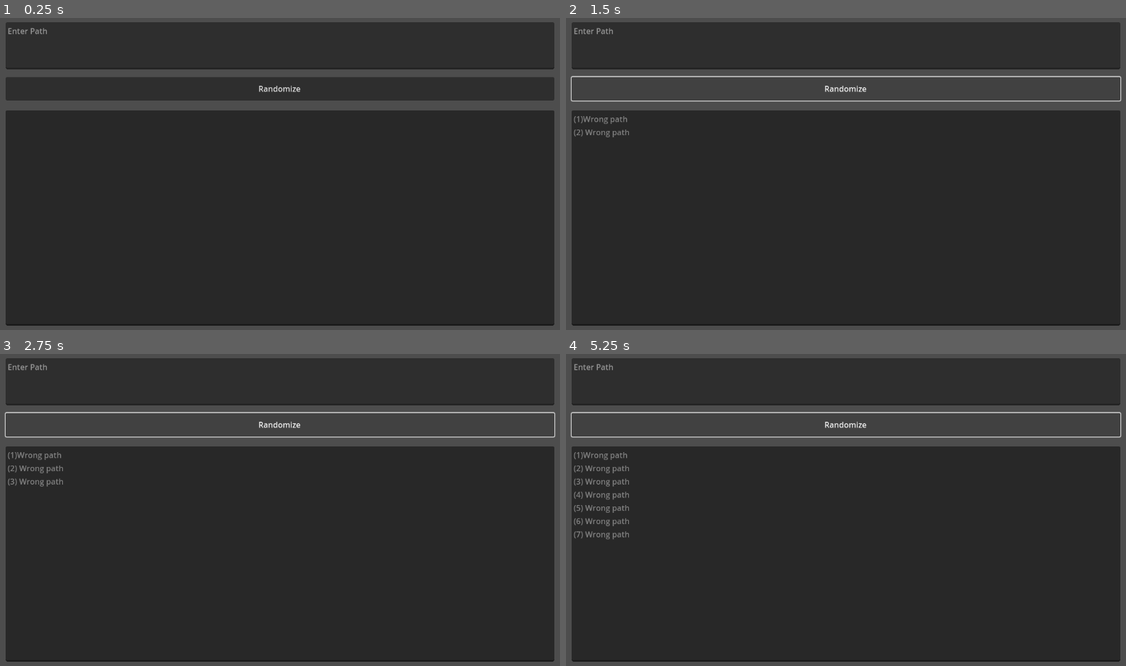
Above: before the commit, frames 1-4 (two rows, left to right).
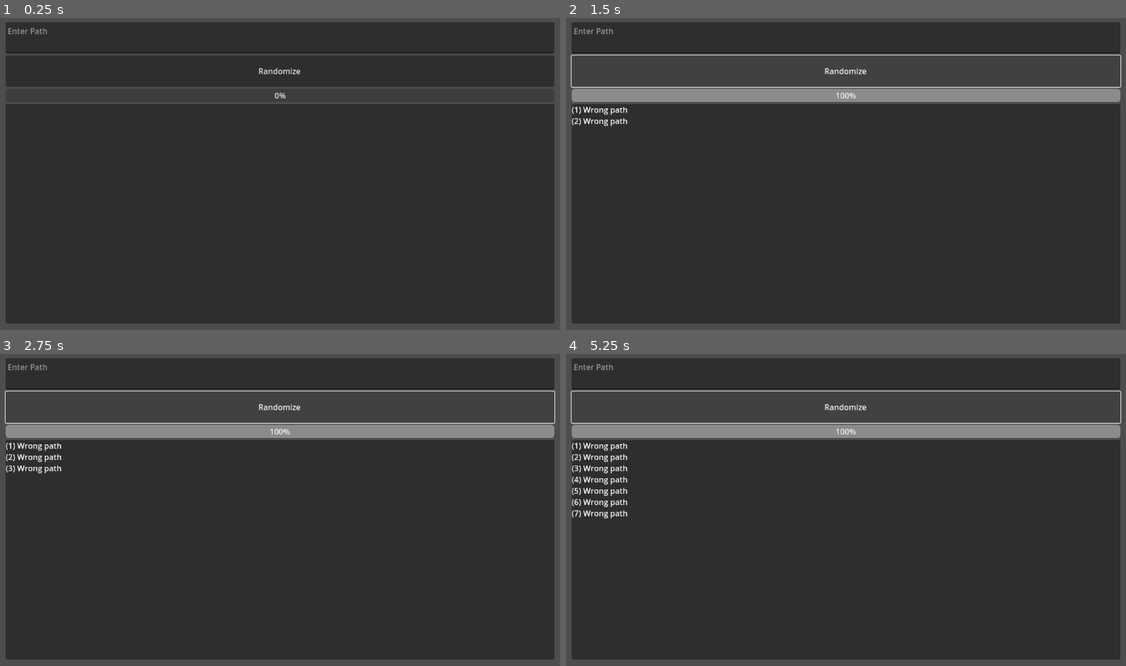
Above: after the commit, the same moments.

Repository: Vulpan/Randomizer
Game: Godot game, scene res://main.tscn
The game is run twice, just before and just after one commit, with the same random seed, the same clock (stepped at 60 frames per second) and the same inputs.
Inputs:
- Up to frame 1 (0.25 s): no input
- Up to frame 2 (1.5 s): click "Randomize" at 0.5 s; click "Randomize" at 1.25 s
- Up to frame 3 (2.75 s): click "Randomize" at 2 s
- Up to frame 4 (5.25 s): tap Enter at 2.75, 4.25 s; tap Space at 3.5, 5 s

The runs differ from the first frame. In frame 1, 5.8% of the frame differs, in the area x 1-99%, y 11-99%; in frame 2, 9.2%; in frame 3, 9.4%; in frame 4, 10%, in the area x 0-100%, y 11-99%.

Commit message:
The randomization system has been rebuilt and serval improvements has been added

Diff:
--- a/Randomizer.gd
+++ b/Randomizer.gd
@@ -1,32 +1,44 @@
 extends Node
 
-var path_text_edit: TextEdit
-var randomize_button: Button
-var console_text_edit: TextEdit
+@onready var path_text_edit: TextEdit = $CanvasLayer/Control/MarginContainer/VBoxContainer/PathTE
+@onready var randomize_button: Button = $CanvasLayer/Control/MarginContainer/VBoxContainer/RandomizeButton
+@onready var console_rich_text_label: RichTextLabel = $CanvasLayer/Control/MarginContainer/VBoxContainer/PanelContainer/ConsoleRTL
+@onready var progress_bar: ProgressBar = $CanvasLayer/Control/MarginContainer/VBoxContainer/ProgressBar
+
 var path_regex: RegEx
 var line_in_console: int = 1
+var can_randomize: bool = false
+var file_names: Array[String] = []
+var length: int = -1
+var dir: DirAccess
+var used_number = []
+var rng = RandomNumberGenerator.new()
+var regex = RegEx.new()
 
 func _ready() -> void:
-	path_text_edit = $CanvasLayer/Control/PathTE
-	randomize_button = $CanvasLayer/Control/RandomizeButton
-	console_text_edit = $CanvasLayer/Control/ConsoleTE
 	path_regex = RegEx.new()
 	path_regex.compile("^(?:[A-Za-z]:)?(?:[\\/\\\\][^\\/\\\\:*?\"<>|]*)+$")
+	regex.compile("\\d+. ?")
 
-func _rename_files() -> void:
+func _process(_delta: float) -> void:
+	if can_randomize:
+		if not file_names.is_empty():
+			_rename_files()
+			var value = progress_bar.get_value() + 1
+			progress_bar.set_value(value)
+		else:
+			can_randomize = false
+	else:
+		if randomize_button.is_disabled():
+			randomize_button.set_disabled(false)
+
+func _get_files() -> void:
 	if path_regex.search(path_text_edit.text) == null:
 		_print_in_console("Wrong path")
 		return
 
-	var dir = DirAccess.open(path_text_edit.text)
-	var rng = RandomNumberGenerator.new()
-	var regex = RegEx.new()
-	regex.compile("\\d+. ?")
-
+	dir = DirAccess.open(path_text_edit.text)
 	if dir:
-		var length = dir.get_files().size()
-		var used_number = []
-
 		dir.list_dir_begin()
 		var file_name = dir.get_next()
 
@@ -34,32 +46,41 @@
 			if dir.current_is_dir():
 				print("Found directory: " + file_name)
 			else:
-				var number = rng.randi_range(1, length)
-				if used_number.has(number):
-					var none = true
-					while none:
-						number = rng.randi_range(1, length)
-						if used_number.has(number):
-							continue
-						else:
-							none = false
-
-				var string_number = _normalize_number(number, length)
-				var regex_name = regex.sub(file_name, "")
-				var new_name = string_number + ". " + regex_name
-				DirAccess.rename_absolute(dir.get_current_dir()+ "/" + file_name, dir.get_current_dir()+ "/" + new_name)
-
-				_print_file_change(file_name, new_name)
-
-				used_number.append(number)
+				file_names.append(file_name)
 			file_name = dir.get_next()
 
+		length = file_names.size()
+		randomize_button.set_disabled(true)
+		can_randomize = true
 	else:
 		print("An error occurred when trying to access the path.")
 
-func _normalize_number(number: int, length: int) -> String:
+func _rename_files() -> void:
+	var file_name = file_names[0]
+	var number = rng.randi_range(1, length)
+
+	if used_number.has(number):
+		var none = true
+		while none:
+			number = rng.randi_range(1, length)
+			if used_number.has(number):
+				continue
+			else:
+				none = false
+
+	var string_number = _normalize_number(number, length)
+	var regex_name = regex.sub(file_name, "")
+	var new_name = string_number + ". " + regex_name
+	DirAccess.rename_absolute(dir.get_current_dir()+ "/" + file_name, dir.get_current_dir()+ "/" + new_name)
+
+	_print_file_change(file_name, new_name)
+
+	used_number.append(number)
+	file_names.remove_at(0)
+
+func _normalize_number(number: int, length2: int) -> String:
 	var digits_number_in_number: int = _digits_numbers_in_int(number)
-	var digits_number_in_length: int = _digits_numbers_in_int(length)
+	var digits_number_in_length: int = _digits_numbers_in_int(length2)
 	var string_number: String = ""
 
 	var i : int = digits_number_in_number
@@ -85,20 +106,25 @@
 	return digit_number
 
 func _on_randomize_button_pressed() -> void:
-	_rename_files()
+	dir = null
+	used_number.clear()
+	_get_files()
+	progress_bar.set_value(0)
+	progress_bar.set_max(length)
 
 func _print_in_console(s: String) -> void:
-	if console_text_edit.text.is_empty():
-		console_text_edit.text = "(" + str(line_in_console) + ")" + s
+	if console_rich_text_label.text.is_empty():
+		console_rich_text_label.text = "(" + str(line_in_console) + ") " + s
 	else:
-		console_text_edit.text = console_text_edit.text + "\n" + "(" + str(line_in_console) + ") " + s
+		console_rich_text_label.text = console_rich_text_label.text + "\n" + "(" + str(line_in_console) + ") " + s
+
 
 	line_in_console += 1
 
 func _print_file_change(file_name: String, new_name: String) -> void:
-	if console_text_edit.text.is_empty():
-		console_text_edit.text = "(" + str(line_in_console) + ")" + file_name + " -> " + new_name
+	if console_rich_text_label.text.is_empty():
+		console_rich_text_label.text = "(" + str(line_in_console) + ") " + file_name + " -> " + new_name
 	else:
-		console_text_edit.text = console_text_edit.text + "\n" + "(" + str(line_in_console) + ") " + file_name + " -> "  + new_name
+		console_rich_text_label.text = console_rich_text_label.text + "\n" + "(" + str(line_in_console) + ") " + file_name + " -> "  + new_name
 
 	line_in_console += 1
--- a/main.tscn
+++ b/main.tscn
@@ -1,6 +1,12 @@
-[gd_scene load_steps=2 format=3 uid="uid://cbna17ilp40aa"]
+[gd_scene load_steps=3 format=3 uid="uid://cbna17ilp40aa"]
 
 [ext_resource type="Script" path="res://Randomizer.gd" id="1_tjutn"]
+
+[sub_resource type="Theme" id="Theme_aohgy"]
+MarginContainer/constants/margin_bottom = 16
+MarginContainer/constants/margin_left = 16
+MarginContainer/constants/margin_right = 16
+MarginContainer/constants/margin_top = 16
 
 [node name="Main" type="Node"]
 script = ExtResource("1_tjutn")
@@ -14,53 +20,42 @@
 anchor_bottom = 1.0
 grow_horizontal = 2
 grow_vertical = 2
+theme = SubResource("Theme_aohgy")
 
-[node name="PathTE" type="TextEdit" parent="CanvasLayer/Control"]
-custom_minimum_size = Vector2(1000, 32)
-layout_mode = 1
-anchors_preset = 10
-anchor_right = 1.0
-offset_left = 16.0
-offset_top = 16.0
-offset_right = -16.0
-offset_bottom = 112.0
-grow_horizontal = 2
-placeholder_text = "Enter Path"
-
-[node name="RandomizeButton" type="Button" parent="CanvasLayer/Control"]
-custom_minimum_size = Vector2(1000, 48)
-layout_mode = 1
-anchors_preset = 14
-anchor_top = 0.5
-anchor_right = 1.0
-anchor_bottom = 0.5
-offset_left = 16.0
-offset_top = -196.0
-offset_right = -16.0
-offset_bottom = -148.0
-grow_horizontal = 2
-grow_vertical = 2
-text = "Randomize"
-
-[node name="ConsoleTE" type="TextEdit" parent="CanvasLayer/Control"]
+[node name="MarginContainer" type="MarginContainer" parent="CanvasLayer/Control"]
 layout_mode = 1
 anchors_preset = 15
 anchor_right = 1.0
 anchor_bottom = 1.0
-offset_left = 16.0
-offset_top = 196.0
-offset_right = -16.0
-offset_bottom = -12.0
 grow_horizontal = 2
 grow_vertical = 2
-editable = false
-context_menu_enabled = false
+
+[node name="VBoxContainer" type="VBoxContainer" parent="CanvasLayer/Control/MarginContainer"]
+layout_mode = 2
+
+[node name="PathTE" type="TextEdit" parent="CanvasLayer/Control/MarginContainer/VBoxContainer"]
+custom_minimum_size = Vector2(0, 64)
+layout_mode = 2
+placeholder_text = "Enter Path"
+
+[node name="RandomizeButton" type="Button" parent="CanvasLayer/Control/MarginContainer/VBoxContainer"]
+custom_minimum_size = Vector2(64, 64)
+layout_mode = 2
+text = "Randomize"
+
+[node name="ProgressBar" type="ProgressBar" parent="CanvasLayer/Control/MarginContainer/VBoxContainer"]
+layout_mode = 2
+step = 1.0
+
+[node name="PanelContainer" type="PanelContainer" parent="CanvasLayer/Control/MarginContainer/VBoxContainer"]
+layout_mode = 2
+size_flags_vertical = 3
+
+[node name="ConsoleRTL" type="RichTextLabel" parent="CanvasLayer/Control/MarginContainer/VBoxContainer/PanelContainer"]
+layout_mode = 2
+scroll_following = true
 shortcut_keys_enabled = false
-selecting_enabled = false
 deselect_on_focus_loss_enabled = false
 drag_and_drop_selection_enabled = false
-virtual_keyboard_enabled = false
-middle_mouse_paste_enabled = false
-scroll_smooth = true
 
-[connection signal="pressed" from="CanvasLayer/Control/RandomizeButton" to="." method="_on_randomize_button_pressed"]
+[connection signal="pressed" from="CanvasLayer/Control/MarginContainer/VBoxContainer/RandomizeButton" to="." method="_on_randomize_button_pressed"]
